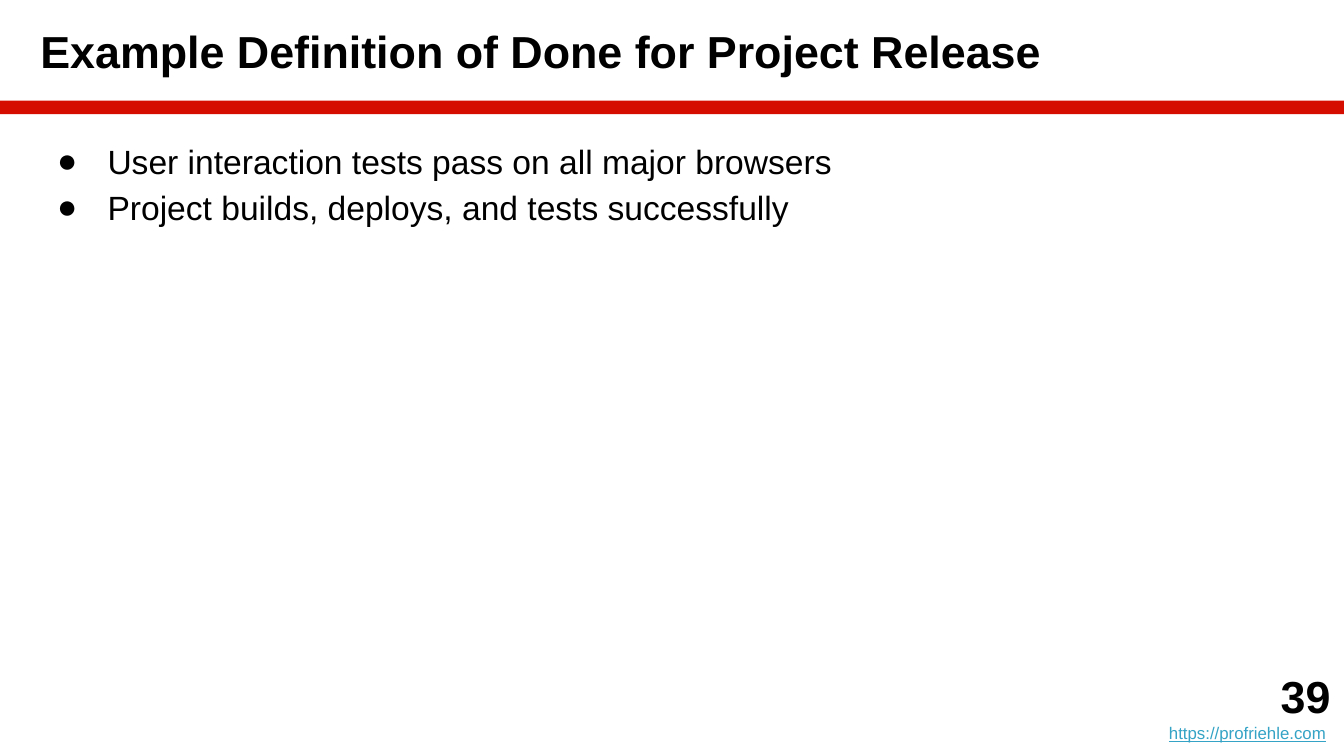
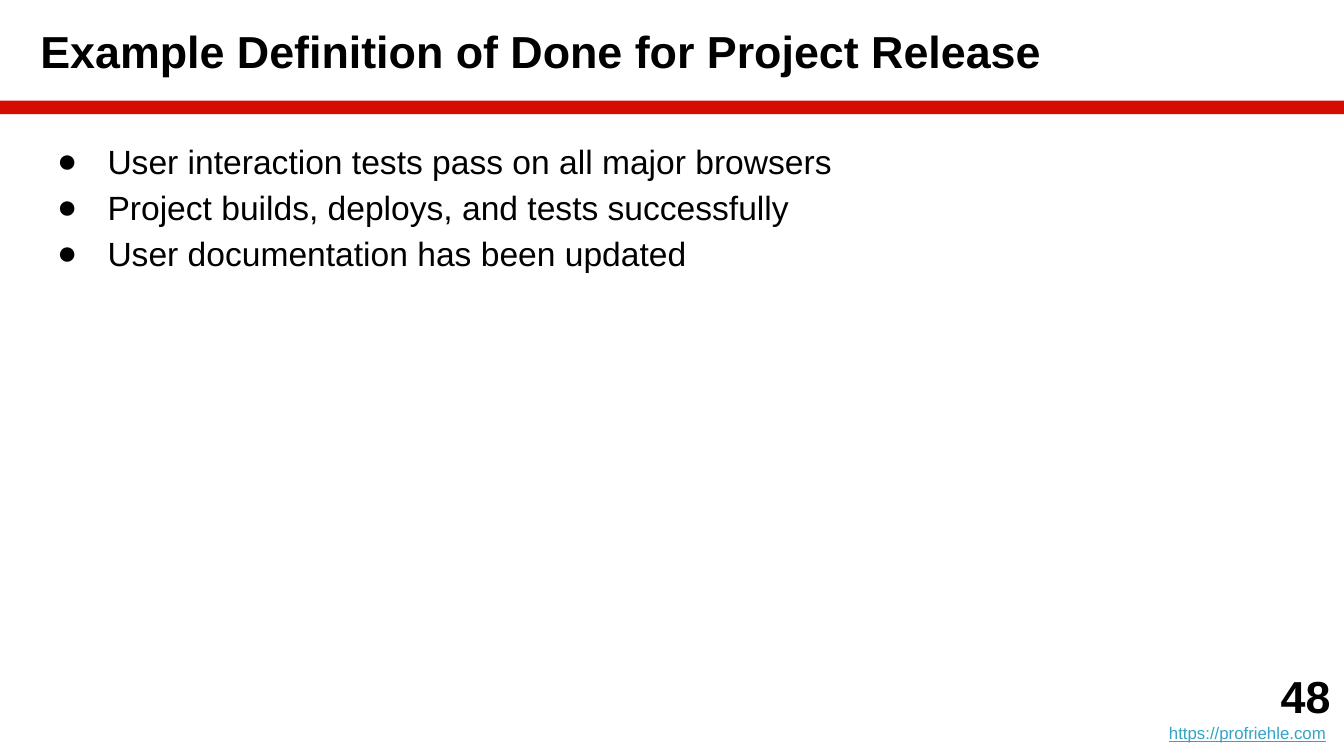
Before and after one commit to dirkriehle/amos-course, a slide deck: slide 48 of Lecture slides/AMOS B04 - Agile Planning.pptx (slide 39 before the commit). Drawn at 1344x756 pixels with LibreOffice and Linux fonts; fonts in the diff are those of the drawing. Boxes give left, top, right and bottom in pixels: in the first picture for what was removed or moved away, otherwise in the second. Text is boxed around its words. In the diff, an @@ line names an element or a change of style, - is before the commit and + after.

Commit message:
Updated slides, nearing a first alpha release!

```diff
--- a/Lecture slides/AMOS B04 - Agile Planning.pptx
+++ b/Lecture slides/AMOS B04 - Agile Planning.pptx
@@ text at box(108, 241, 686, 272): paragraph added @@
+● User documentation has been updated
@@ text at box(1281, 681, 1331, 714): text changed @@
-39
+48
```
Also in this commit, not shown: 12 other slides changed, 14 slides added, 2 slides removed, 8 other files.
